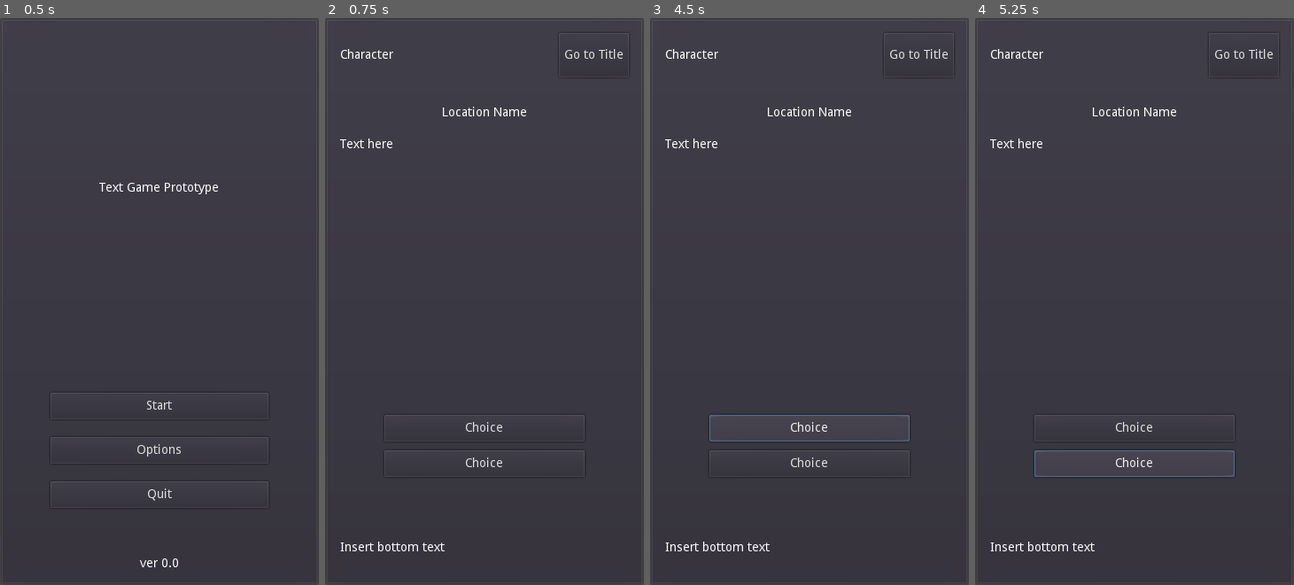
Above: before the commit, frames 1-4 (left to right).
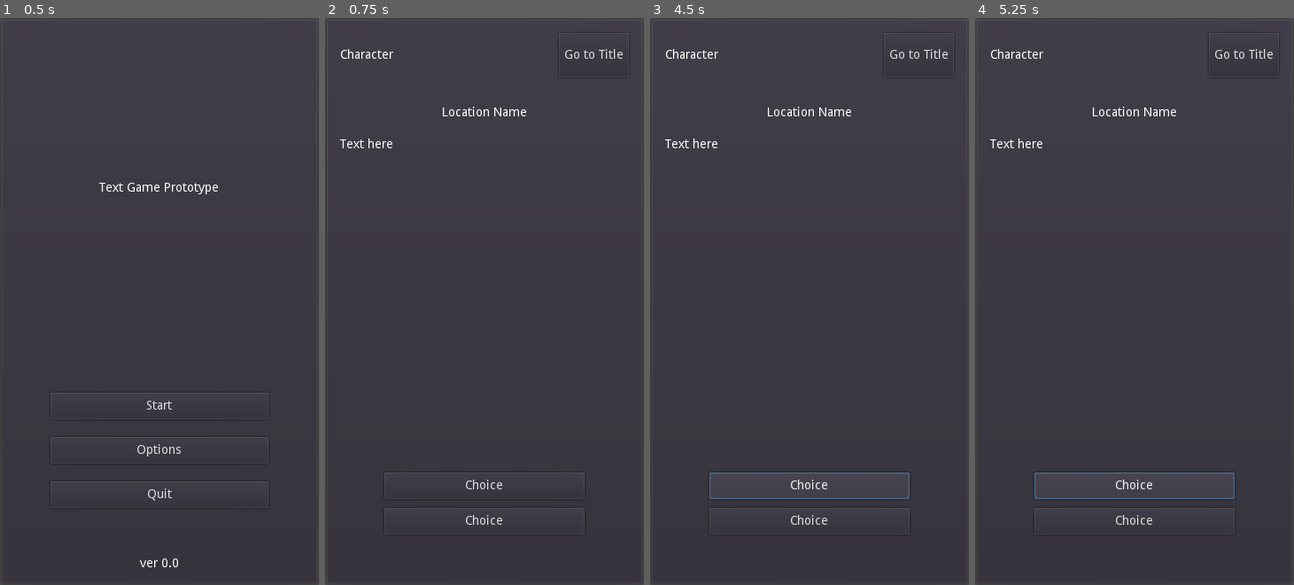
Above: after the commit, the same moments.

Repository: philipuriarte/A-Churchyard-of-Orphans
Game: Godot game, scene res://scenes/main.tscn
Same seed, same stepped clock (60 frames per second), same inputs: the game is played once before the commit and once after it.
Inputs:
- Up to frame 1 (0.5 s): no input
- Up to frame 2 (0.75 s): click "Start" at 0.5 s
- Up to frame 3 (4.5 s): click "Go to Title" at 1.25 s; click "Start" at 2 s; click "Go to Title" at 2.75 s; click "Start" at 3.5 s; click "Choice" at 4.25 s
- Up to frame 4 (5.25 s): click "Choice" at 5 s

Frame 1 is identical in both runs. In frame 2, 1.0% of the frame differs, in the area x 4-82%, y 70-95%; in frame 3, 1.4%; in frame 4, 1.5%.

Commit message:
Remove BottomContainer in game_screen

Diff:
--- a/scenes/game_screen.tscn
+++ b/scenes/game_screen.tscn
@@ -1,6 +1,5 @@
-[gd_scene load_steps=4 format=2]
+[gd_scene load_steps=3 format=2]
 
-[ext_resource path="res://scenes/game_screen_scenes/bottom_container.tscn" type="PackedScene" id=1]
 [ext_resource path="res://scenes/game_screen_scenes/upper_container.tscn" type="PackedScene" id=2]
 [ext_resource path="res://scenes/game_screen_scenes/middle_container.tscn" type="PackedScene" id=3]
 
@@ -30,9 +29,4 @@
 
 [node name="MiddleContainer" parent="MarginContainer/MainCointainer" instance=ExtResource( 3 )]
 margin_right = 326.0
-margin_bottom = 541.0
-
-[node name="BottomContainer" parent="MarginContainer/MainCointainer" instance=ExtResource( 1 )]
-margin_top = 556.0
-margin_right = 326.0
 margin_bottom = 606.0
